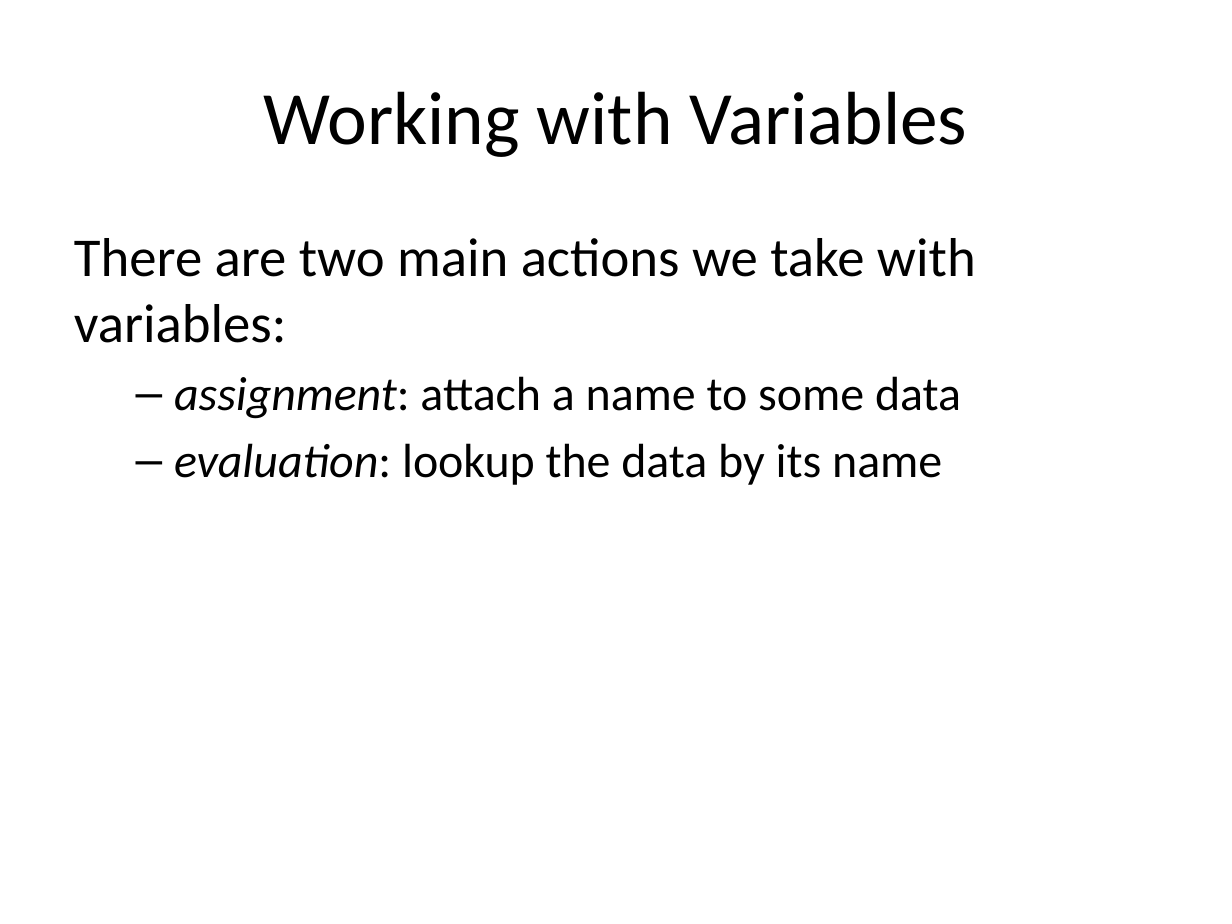
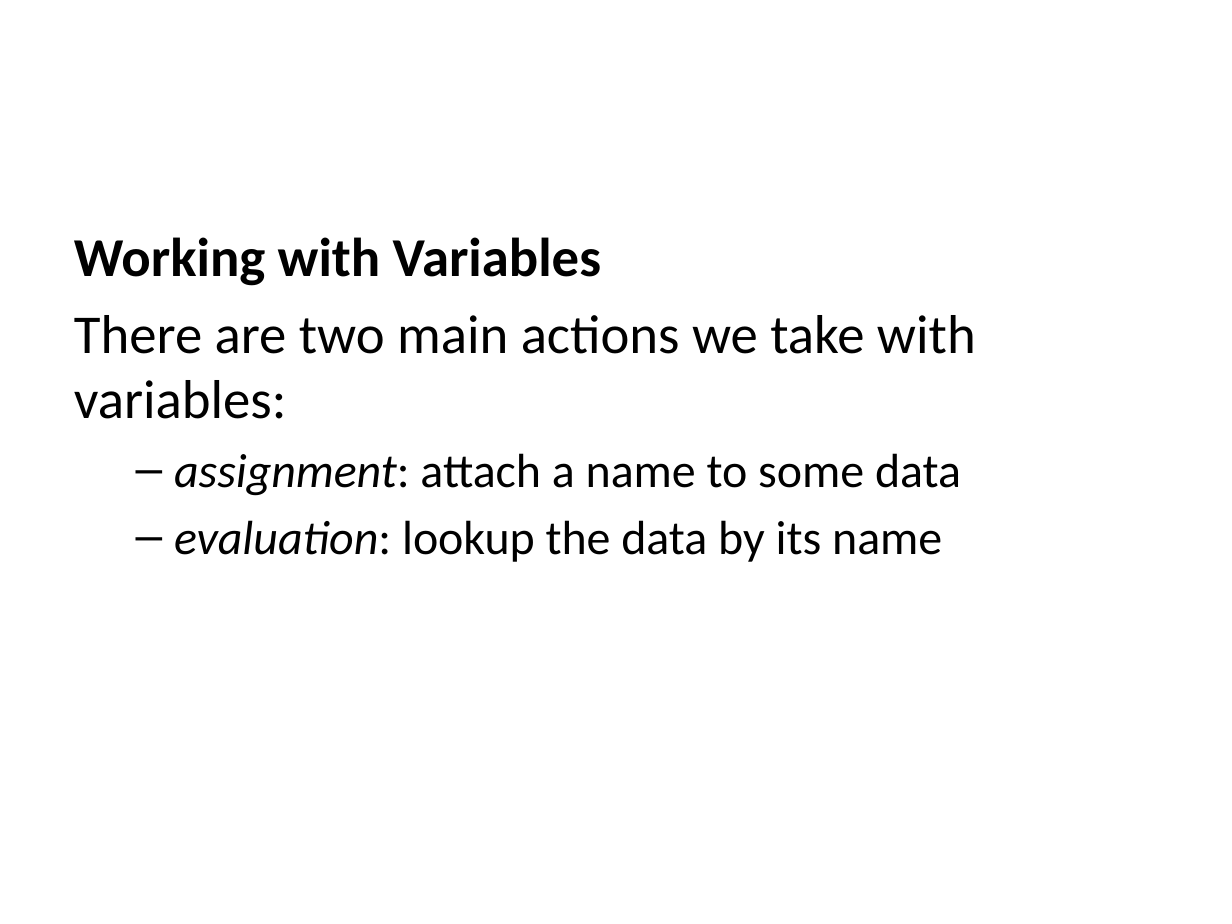
Before and after one commit to jwestgard/inst326, a slide deck: slide 4 of modules/module01/slides.pptx. Drawn at 1232x924 pixels with LibreOffice and Linux fonts; fonts in the diff are those of the drawing. Boxes give left, top, right and bottom in pixels: in the first picture for what was removed or moved away, otherwise in the second. Text is boxed around its words. In the diff, an @@ line names an element or a change of style, - is before the commit and + after.

```diff
--- a/modules/module01/slides.pptx
+++ b/modules/module01/slides.pptx
@@ title removed at bbox=[264, 91, 968, 157] @@
-Working with Variables
@@ text at bbox=[74, 237, 601, 286]: paragraph added @@
+Working with Variables
```
Also in this commit, not shown: 3 other files.
